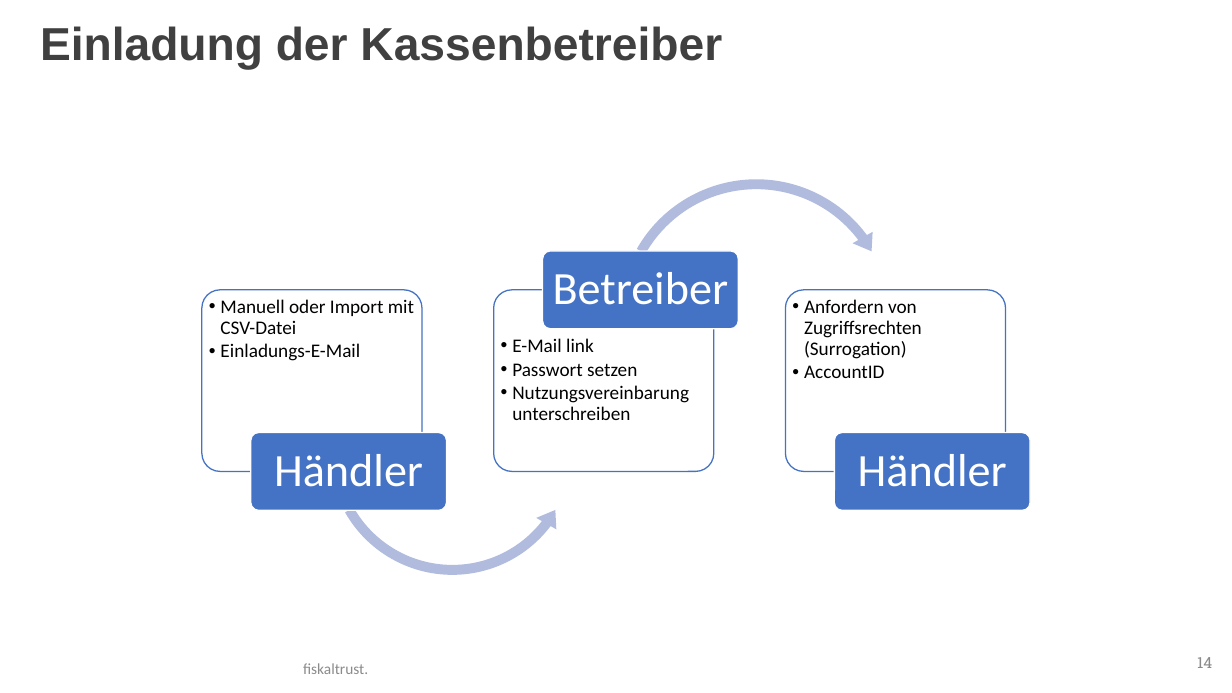
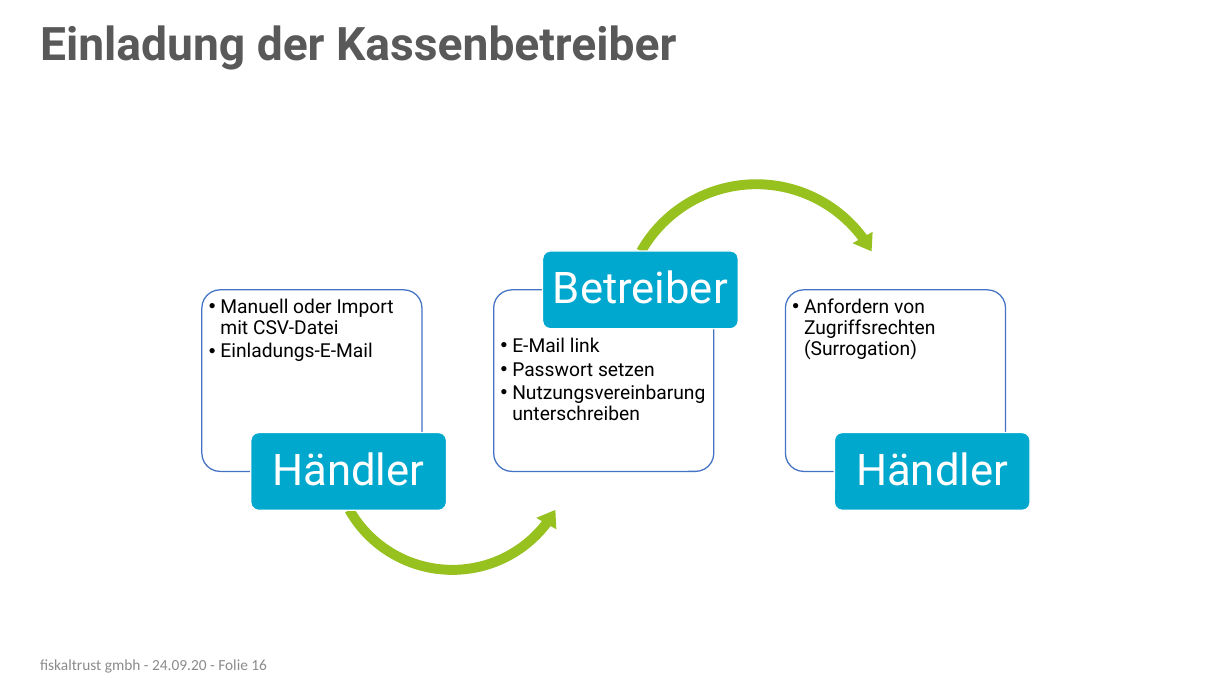
Before and after one commit to fiskaltrust/productdescription-de-doc, a slide deck: slide 16 of for-posdealers/presentation/sales/media/posdealer-sales-rollout.pptx (slide 14 before the commit). Drawn at 1232x693 pixels with LibreOffice and Linux fonts; fonts in the diff are those of the drawing; background and template pictures are left out. Boxes give left, top, right and bottom in pixels: in the first picture for what was removed or moved away, otherwise in the second. Text is boxed around its words. In the diff, an @@ line names an element or a change of style, - is before the commit and + after.

```diff
--- a/for-posdealers/presentation/sales/media/posdealer-sales-rollout.pptx
+++ b/for-posdealers/presentation/sales/media/posdealer-sales-rollout.pptx
@@ title "Einladung der Kassenbetreiber" at <box>40,25,676,70</box>: font Arial to Roboto, text colour #404040 to #595959 @@
@@ circular arrow at <box>613,173,901,461</box>: fill #B0BCDE to #96C11F @@
@@ rounded rectangle at <box>543,251,738,329</box>: fill #4472C4 to #00A7CE @@
@@ font Calibri to Roboto in 3 elements at <box>220,298,394,361</box>, <box>512,337,705,421</box>, <box>804,298,936,359</box> @@
@@ left circular arrow at <box>323,322,582,581</box>: fill #B0BCDE to #96C11F @@
@@ text at <box>804,365,885,378</box>: paragraph removed @@
-  • AccountID
@@ rounded rectangle at <box>250,433,446,510</box>: fill #4472C4 to #00A8CE @@
@@ rounded rectangle at <box>835,433,1031,510</box>: fill #4472C4 to #00A8CE @@
@@ size 36 to 34 pt, font Calibri to Roboto in 3 elements at <box>273,452,425,486</box>, <box>553,270,728,304</box>, <box>856,452,1008,486</box> @@
@@ text added at <box>40,659,267,673</box>, 12 pt, text #8C8C8C @@
+fiskaltrust gmbh - 24.09.20 - Folie 16
@@ page number removed at <box>1197,657,1212,668</box> @@
-14
@@ text removed at <box>303,663,368,674</box> @@
-fiskaltrust.
```
Also in this commit, not shown: 13 other slides changed, 6 slides added, 2 slides removed, 13 other files.
